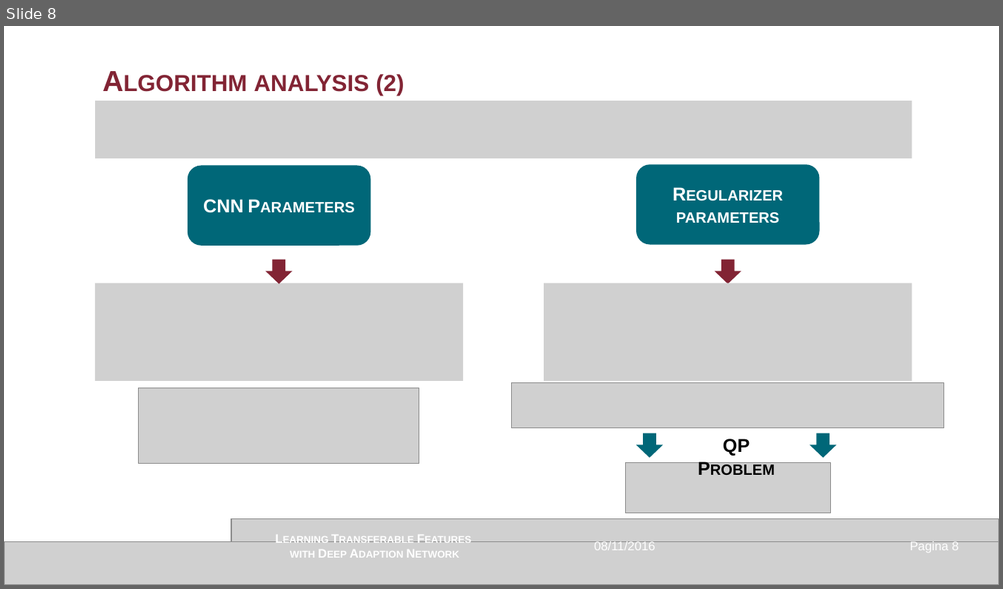
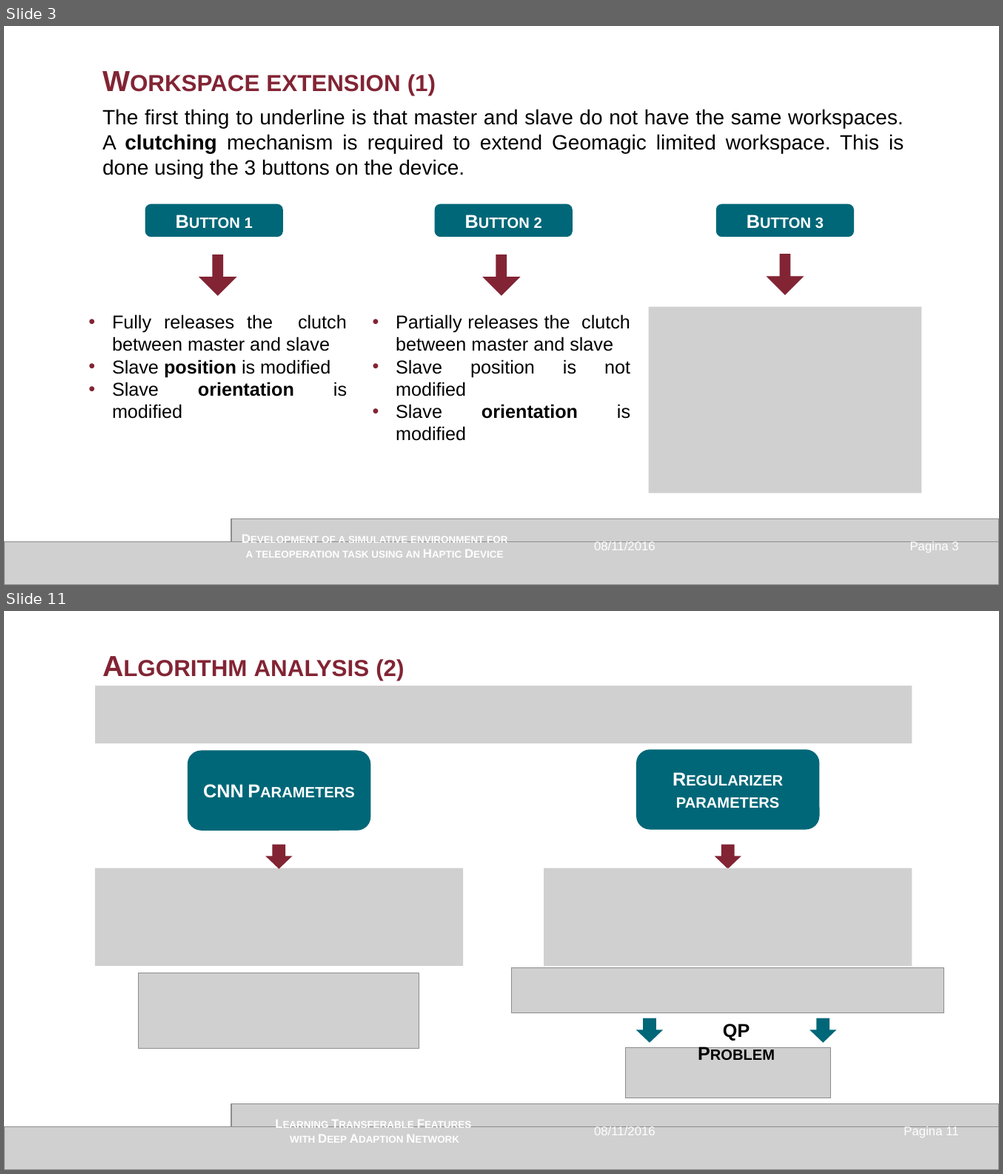
Before and after one commit to GianMassimiani/MEDROB2_VREP, a slide deck: 3_PPT/Presentazione_v1.0_IRVIN.pptx. Shown one above the other, each under a label of ours: slide 8 before the commit, slides 3 and 11 after it; the slides between them are not shown. The pictures are 1003x589 and 1003x1174 pixels, drawn with LibreOffice and Linux fonts; fonts in the diff are those of the drawing; grey boxes stand for pictures. Boxes give left, top, right and bottom in pixels: in the first picture for what was removed or moved away, otherwise in the second. Text is boxed around its words. In the diff, an @@ line names an element or a change of style, - is before the commit and + after.

```diff
--- a/3_PPT/Presentazione_v1.0_IRVIN.pptx
+++ b/3_PPT/Presentazione_v1.0_IRVIN.pptx
@@ slide 3 added at (x1=4, y1=26, x2=999, y2=585), background #FFFFFF @@
@@ text added at (x1=266, y1=74, x2=435, y2=96), 28 pt, text #822434, bold, small capitals @@
+Workspace extension (1)
@@ text added at (x1=102, y1=109, x2=903, y2=178), 20 pt, text #000000 @@
+The first thing to underline is that master and slave do not have the same workspaces. A clutching mechanism is required to extend Geomagic limited workspace. This is done using the 3 buttons on the device.
@@ rounded rectangle added at (x1=146, y1=204, x2=282, y2=236), fill #006778, outline #006778 1 pt, 18 pt, text #FFFFFF, bold, small capitals @@
+Button 1
@@ rounded rectangle added at (x1=435, y1=204, x2=572, y2=236), fill #006778, outline #006778 1 pt, 18 pt, text #FFFFFF, bold, small capitals @@
+Button 2
@@ rounded rectangle added at (x1=717, y1=204, x2=853, y2=236), fill #006778, outline #006778 1 pt, 18 pt, text #FFFFFF, bold, small capitals @@
+Button 3
@@ down arrow added at (x1=200, y1=255, x2=236, y2=295), fill #822434, outline #822434 1 pt @@
@@ down arrow added at (x1=484, y1=255, x2=519, y2=295), fill #822434, outline #822434 1 pt @@
@@ down arrow added at (x1=767, y1=255, x2=802, y2=295), fill #822434, outline #822434 1 pt @@
@@ picture added at (x1=649, y1=307, x2=922, y2=494) @@
@@ text added at (x1=112, y1=315, x2=347, y2=419), 18 pt, text #000000 @@
+• Fully releases the clutch between master and slave
+• Slave position is modified
+• Slave orientation is modified
@@ text added at (x1=395, y1=315, x2=630, y2=419), 18 pt, text #000000 @@
+• Partially releases the clutch between master and slave
+• Slave position is not modified
+• Slave orientation is modified
@@ picture added at (x1=232, y1=519, x2=999, y2=543) @@
@@ picture added at (x1=4, y1=543, x2=999, y2=585) @@
@@ text added at (x1=246, y1=537, x2=507, y2=558), 12 pt, text #FFFFFF, bold, small capitals @@
+Development of a simulative environment for a teleoperation task using an Haptic Device
@@ text added at (x1=594, y1=542, x2=655, y2=551), 12 pt, text #FFFFFF @@
+08/11/2016
@@ page number added at (x1=910, y1=542, x2=958, y2=553), 12 pt, text #FFFFFF @@
+Pagina 3
@@ what was slide 8 is now slide 11 @@
@@ page number at (x1=903, y1=1127, x2=958, y2=1138): text changed @@
-Pagina 8
+Pagina 11
```
Also in this commit, not shown: 2 slides changed, 6 other slides added, 4 slides removed, 5 other files.
